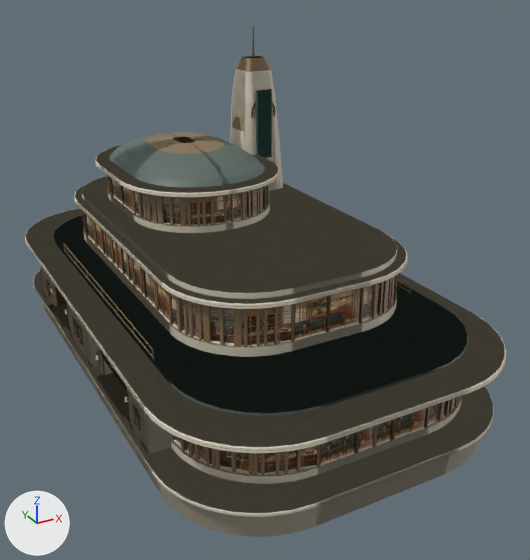
What one commit did to the FBX model unity/Assets/Suborned/Scenery/FerryPavilion.fbx.
Camera for both pictures: a camera (50 mm lens) standing at (-24.0, -50.4, 28.7) and looking at (1.4, -4.3, 5.6). Lighting does not change. The marker at lower left points along +X, +Y and +Z. The older version comes first.

Script lines for the objects in view, before the commit:
```python
me_ferrypavilion_close = bpy.data.meshes.new('FerryPavilion Close')
me_ferrypavilion_close.from_pydata(...)  # 6684 vertices, 4253 faces; spans x -12.8..12.8, y -23.0..23.0, z -2.2..23.4
me_ferrypavilion_close.materials.append(mat_harbour_trim_sheet)  # picture img_ferrycolour_png
me_ferrypavilion_horizon = bpy.data.meshes.new('FerryPavilion Horizon')
me_ferrypavilion_horizon.from_pydata(...)  # 2424 vertices, 1672 faces; spans x -12.8..12.8, y -23.0..23.0, z -2.2..23.4
me_ferrypavilion_horizon.materials.append(mat_harbour_trim_sheet)  # picture img_ferrycolour_png
me_ferrypavilion_street = bpy.data.meshes.new('FerryPavilion Street')
me_ferrypavilion_street.from_pydata(...)  # 5154 vertices, 3182 faces; spans x -12.8..12.8, y -23.0..23.0, z -2.2..23.4
me_ferrypavilion_street.materials.append(mat_harbour_trim_sheet)  # picture img_ferrycolour_png
ob_ferrypavilion_close = bpy.data.objects.new('FerryPavilion Close', me_ferrypavilion_close)
ob_ferrypavilion_close.location = (0.0, 0.0, 0.0)
ob_ferrypavilion_horizon = bpy.data.objects.new('FerryPavilion Horizon', me_ferrypavilion_horizon)
ob_ferrypavilion_horizon.location = (0.0, 0.0, 0.0)
ob_ferrypavilion_street = bpy.data.objects.new('FerryPavilion Street', me_ferrypavilion_street)
ob_ferrypavilion_street.location = (0.0, 0.0, 0.0)
```
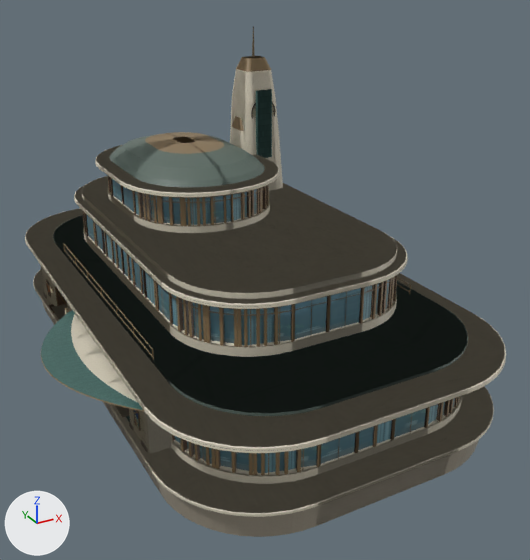
The change, as a list of edits to the scene's bpy script:
```text
Change me_ferrypavilion_street:
    used by ob_ferrypavilion_street; location = (0.0, 0.0, 0.0)
    remove me_ferrypavilion_street.from_pydata(...)  # 5154 vertices, 3182 faces; spans x -12.8..12.8, y -23.0..23.0, z -2.2..23.4
    add me_ferrypavilion_street.from_pydata(...)  # 5156 vertices, 3214 faces; spans x -16.5..12.8, y -23.0..23.0, z -2.2..23.4
    me_ferrypavilion_street part 3: a new loose piece of 78 vertices spanning x -16.5..-11.7, y -14.9..1.4, z 3.8..4.2, in mat_harbour_trim_sheet (picture img_ferrycolour_png)
    me_ferrypavilion_street part 4: 100 kept faces spanning x -10.3..10.9, y -20.2..20.2, z 0.7..12.3 get new texture (UV) coordinates
    other edits to the shape of me_ferrypavilion_street do not show in these pictures
Change me_ferrypavilion_horizon:
    used by ob_ferrypavilion_horizon; location = (0.0, 0.0, 0.0)
    remove me_ferrypavilion_horizon.from_pydata(...)  # 2424 vertices, 1672 faces; spans x -12.8..12.8, y -23.0..23.0, z -2.2..23.4
    add me_ferrypavilion_horizon.from_pydata(...)  # 2402 vertices, 1674 faces; spans x -16.5..12.8, y -23.0..23.0, z -2.2..23.4
    me_ferrypavilion_horizon part 1: a new loose piece of 42 vertices spanning x -16.5..-11.7, y -14.9..1.4, z 3.8..4.2, in mat_harbour_trim_sheet (picture img_ferrycolour_png)
    me_ferrypavilion_horizon part 2: 60 kept faces spanning x -10.4..11.1, y -20.4..20.4, z 0.7..12.3 get new texture (UV) coordinates
    other edits to the shape of me_ferrypavilion_horizon do not show in these pictures
Change me_ferrypavilion_close:
    used by ob_ferrypavilion_close; location = (0.0, 0.0, 0.0)
    remove me_ferrypavilion_close.from_pydata(...)  # 6684 vertices, 4253 faces; spans x -12.8..12.8, y -23.0..23.0, z -2.2..23.4
    add me_ferrypavilion_close.from_pydata(...)  # 6978 vertices, 4481 faces; spans x -16.5..12.8, y -23.0..23.0, z -2.2..23.4
    me_ferrypavilion_close part 5: a new loose piece of 126 vertices spanning x -16.5..-11.7, y -14.9..1.4, z 3.8..4.2, in mat_harbour_trim_sheet (picture img_ferrycolour_png)
    other edits to the shape of me_ferrypavilion_close do not show in these pictures
```

What differs and where, as boxes [x1, y1, x2, y2] in the pictures (530 x 560 px):
part 1 of me_ferrypavilion_horizon, added
    after: [45, 311, 129, 393]
part 2 of me_ferrypavilion_horizon, surface changed
    both: [86, 179, 455, 473]
part 3 of me_ferrypavilion_street, added
    after: [41, 310, 137, 407]
part 4 of me_ferrypavilion_street, surface changed
    both: [187, 192, 445, 471]
part 5 of me_ferrypavilion_close, added
    after: [41, 310, 144, 412]
